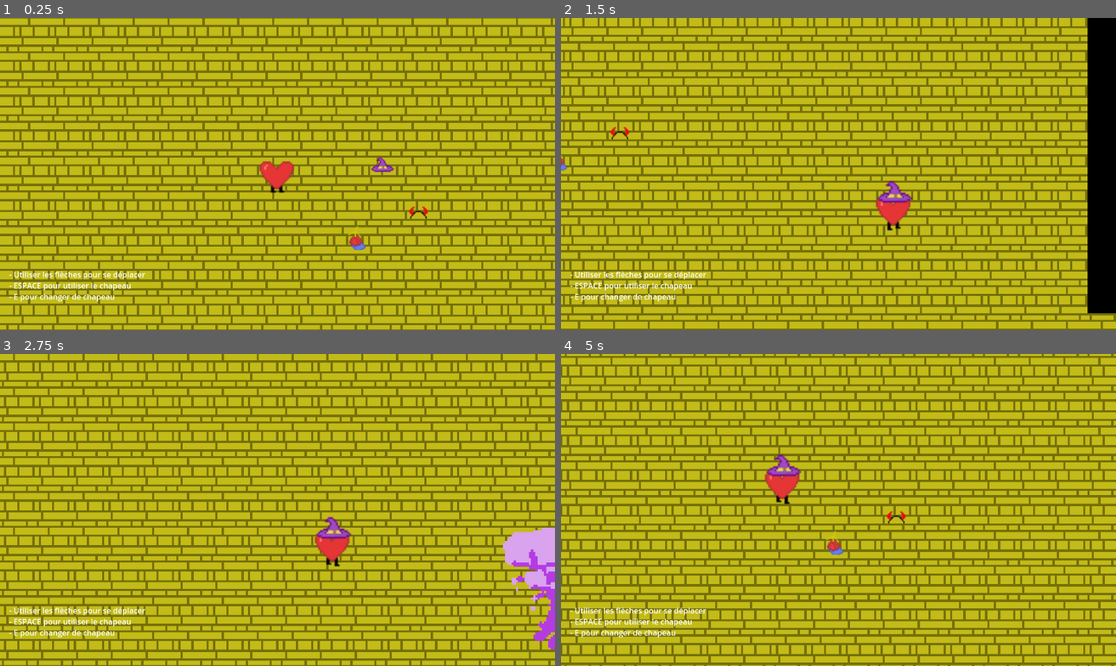
Above: before the commit, frames 1-4 (two rows, left to right).
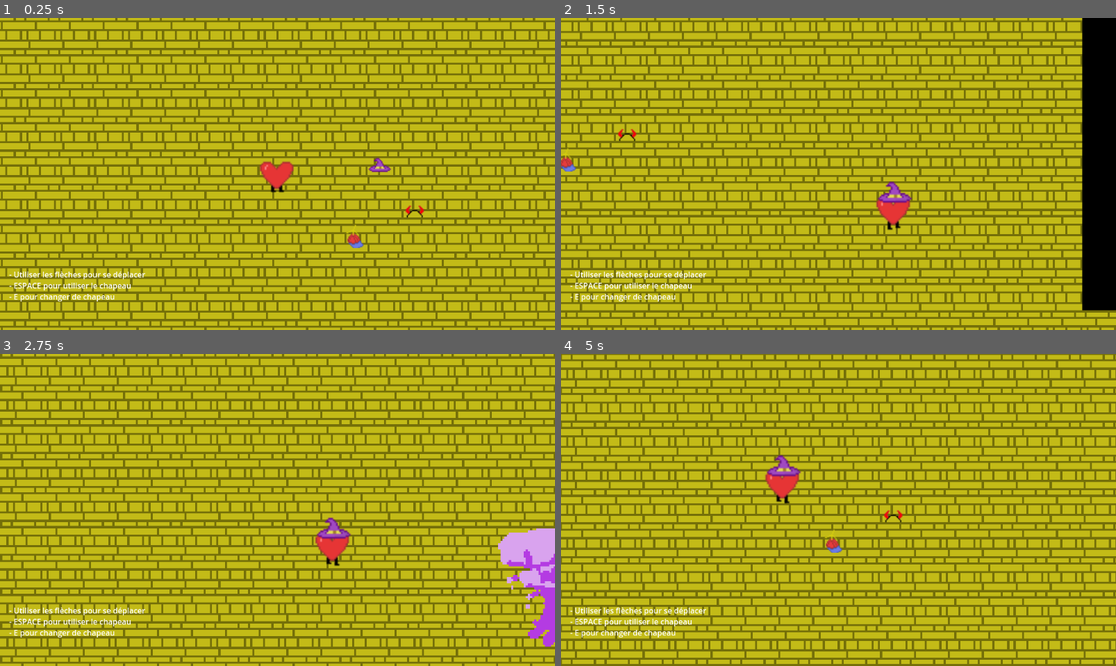
Above: after the commit, the same moments.

Repository: Lauromine/transjam2024
Game: Godot game, scene res://scenes/main.tscn
The game is run twice, just before and just after one commit, with the same random seed, the same clock (stepped at 60 frames per second) and the same inputs.
Inputs:
- Up to frame 1 (0.25 s): no input
- Up to frame 2 (1.5 s): hold Right (player_right) 0.53-1.28 s; tap E (change_hat) at 0.6, 1.35 s; hold Down (player_down) from 1.28 s (still down)
- Up to frame 3 (2.75 s): release Down (player_down) at 2.03 s; hold Right (player_right) from 2.03 s (still down); tap Space (use_power) at 2.1 s; tap E (change_hat) at 2.3 s
- Up to frame 4 (5 s): release Right (player_right) at 2.78 s; hold Up (player_up) 2.78-3.53 s; tap E (change_hat) at 2.85, 3.6, 4.55 s; hold Left (player_left) from 3.53 s (still down); tap Space (use_power) at 4.35 s

The runs differ from the first frame. In frame 1, 48% of the frame differs, in the area x 0-100%, y 0-100%; in frame 2, 47%; in frame 3, 48%; in frame 4, 48%.

Commit message:
Added sound effects

Diff:
--- a/project.godot
+++ b/project.godot
@@ -18,10 +18,6 @@
 [dotnet]
 
 project/assembly_name="TransJam2024"
-
-[global_group]
-
-destroyable=""
 
 [input]
 
--- a/scenes/main.tscn
+++ b/scenes/main.tscn
@@ -25,6 +25,7 @@
 tile_set = SubResource("TileSet_tq343")
 format = 2
 layer_0/name = "ground"
+layer_0/z_index = -1
 layer_0/tile_data = PackedInt32Array(0, 1, 0, 1, 1, 0, 2, 1, 0, 3, 1, 0, 4, 1, 0, 5, 1, 0, 6, 1, 0, 7, 1, 0, 8, 1, 0, 9 …(50265 unchanged characters)…
 
 [node name="Player" parent="." instance=ExtResource("1_guk67")]
@@ -38,6 +39,7 @@
 
 [node name="AudioStreamPlayer2D" type="AudioStreamPlayer2D" parent="."]
 stream = ExtResource("4_k5521")
+autoplay = true
 
 [node name="DemonHat" parent="." instance=ExtResource("3_ebp7k")]
 z_index = 1
--- a/scenes/player.gd
+++ b/scenes/player.gd
@@ -6,6 +6,9 @@
 var hats:Array[HAT_STATE] = []
 var projectile_scene:PackedScene = load("res://scenes/projectile.tscn")
 var shoot_direction: Vector2 = Vector2.ZERO
+@onready var object_obtained_sound: AudioStreamPlayer2D = $ObjectObtainedSound
+@onready var demon_power_sound: AudioStreamPlayer2D = $DemonPowerSound
+@onready var hat_swap_sound: AudioStreamPlayer2D = $HatSwapSound
 
 enum STATES {
 	STAY,
@@ -23,6 +26,10 @@
 
 func _init() -> void:
 	state = STATES.CONTROLLED
+
+
+func _ready() -> void:
+	pass
 
 func _physics_process(delta: float) -> void:
 	if state == STATES.CONTROLLED:
@@ -74,11 +81,11 @@
 	pass
 
 func doDemonPower():
-	print("shoot")
 	var projectile = projectile_scene.instantiate() as Projectile
 	self.get_parent().add_child(projectile)
 	projectile.position = self.position
 	projectile.setVelocity(shoot_direction)
+	demon_power_sound.play()
 
 func changeHat():
 	if len(hats) == 0:
@@ -90,7 +97,8 @@
 		hatIndex = 0
 
 	current_hat_state = hats[hatIndex]
-
+	if len(hats) > 0:
+		hat_swap_sound.play()
 
 func setModeControlled():
 	state = STATES.CONTROLLED
@@ -102,5 +110,6 @@
 		hats.append(HAT_STATE[pickedup_hat.hat_type])
 		current_hat_state = HAT_STATE[pickedup_hat.hat_type]
 		area.queue_free()
+		object_obtained_sound.play()
 
 	print(len(hats))
--- a/scenes/player.tscn
+++ b/scenes/player.tscn
@@ -1,7 +1,10 @@
-[gd_scene load_steps=22 format=3 uid="uid://b2jvbk83sgp6k"]
+[gd_scene load_steps=25 format=3 uid="uid://b2jvbk83sgp6k"]
 
 [ext_resource type="Script" path="res://scenes/player.gd" id="1_0k4u6"]
 [ext_resource type="Texture2D" uid="uid://biojp21uha3ld" path="res://assets/sprite_coeur_chapeau.png" id="2_dr4ti"]
+[ext_resource type="AudioStream" uid="uid://c0unnktg6aek4" path="res://assets/sound/sfx/object obtained.wav" id="3_8cyi0"]
+[ext_resource type="AudioStream" uid="uid://bhuj221or8vxy" path="res://assets/sound/sfx/swish-wooden-bat.mp3" id="3_u6ncu"]
+[ext_resource type="AudioStream" uid="uid://was4ut155qn" path="res://assets/sound/sfx/whoosh-flame-burst.mp3" id="5_4e73l"]
 
 [sub_resource type="RectangleShape2D" id="RectangleShape2D_6xdup"]
 size = Vector2(73, 74)
@@ -174,7 +177,7 @@
 shape = SubResource("RectangleShape2D_6xdup")
 
 [node name="Camera2D" type="Camera2D" parent="."]
-zoom = Vector2(2.26, 2.26)
+zoom = Vector2(2.2, 2.2)
 limit_left = -10000
 limit_top = -10000
 limit_right = 10000
@@ -195,4 +198,14 @@
 [node name="CollisionShape2D" type="CollisionShape2D" parent="Area2D"]
 shape = SubResource("RectangleShape2D_jq0xs")
 
+[node name="HatSwapSound" type="AudioStreamPlayer2D" parent="."]
+stream = ExtResource("3_u6ncu")
+
+[node name="ObjectObtainedSound" type="AudioStreamPlayer2D" parent="."]
+stream = ExtResource("3_8cyi0")
+volume_db = -13.0
+
+[node name="DemonPowerSound" type="AudioStreamPlayer2D" parent="."]
+stream = ExtResource("5_4e73l")
+
 [connection signal="area_entered" from="Area2D" to="." method="_on_area_2d_area_entered"]
Not shown, added: assets/sound/sfx/swish-wooden-bat.mp3.import
Not shown, added: assets/sound/sfx/whoosh-flame-burst.mp3.import
Not shown, added: assets/sound/sfx/swish-wooden-bat.mp3
Not shown, added: assets/sound/sfx/whoosh-flame-burst.mp3
